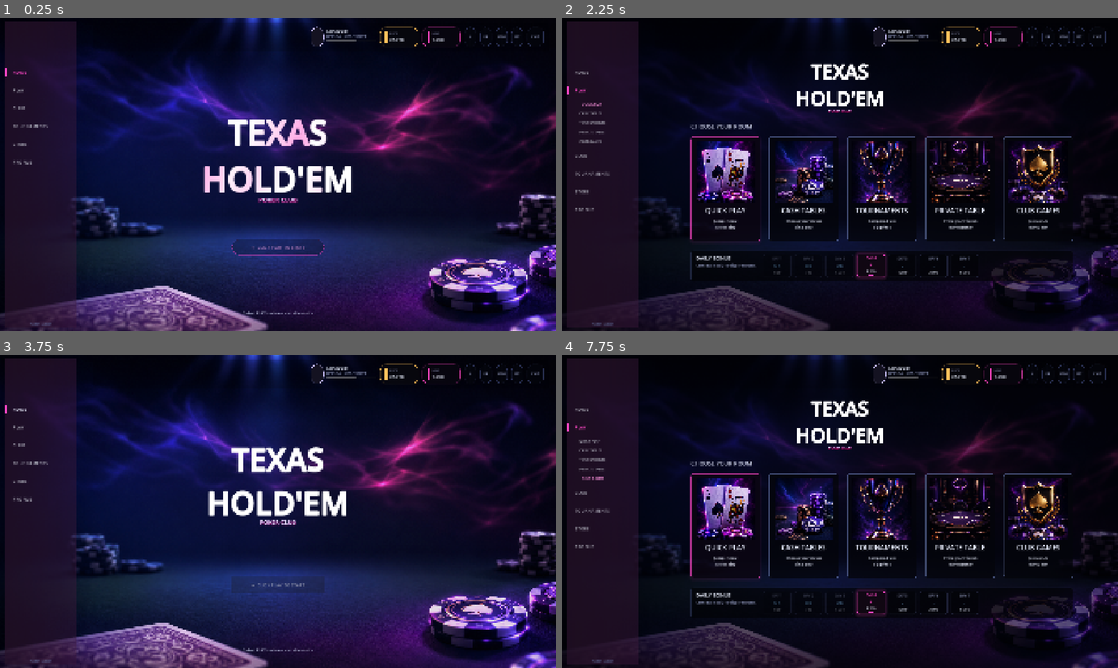
Above: before the commit, frames 1-4 (two rows, left to right).
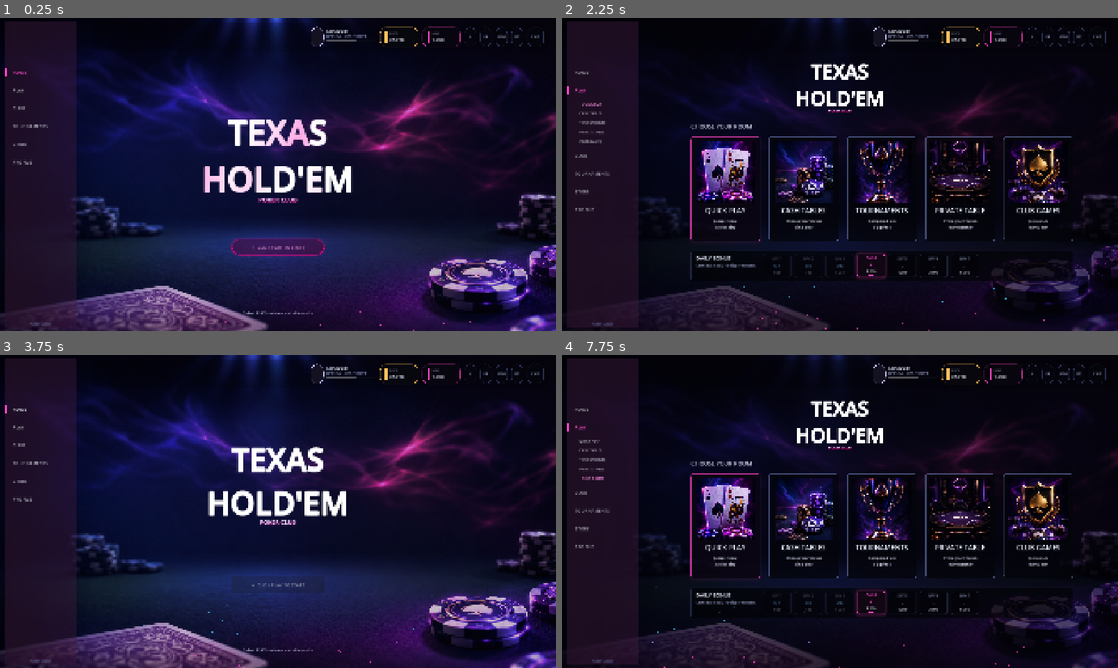
Above: after the commit, the same moments.

Repository: jjbondth18/texas
Game: Godot game, scene res://scenes/screens/home_lobby_screen.tscn
The game is run twice, just before and just after one commit, with the same random seed, the same clock (stepped at 60 frames per second) and the same inputs.
Inputs:
- Up to frame 1 (0.25 s): no input
- Up to frame 2 (2.25 s): click "PLAY" at 0.5 s; click "PLAY" at 1.25 s; click "QUICK PLAY" at 2 s
- Up to frame 3 (3.75 s): click "QUICK PLAY" at 2.75 s; click "HOME" at 3.5 s
- Up to frame 4 (7.75 s): click "→ CLICK PLAY TO START" at 4.25 s; click "CASH TABLES" at 5 s; click "TOURNAMENTS" at 5.75 s; click "PRIVATE TABLE" at 6.5 s; click "CLUB GAMES" at 7.25 s

The runs differ from the first frame. In frame 1, 2.7% of the frame differs, in the area x 16-100%, y 0-100%; in frame 2, less than 0.1%; in frame 3, 1.7%; in frame 4, less than 0.1%.

Commit message:
antigravity: boost background smoke flow, particle spark count/colors, cta button high-intensity neon border and hover scale bounce

Diff:
--- a/scripts/screens/home_lobby_screen.gd
+++ b/scripts/screens/home_lobby_screen.gd
@@ -38,6 +38,7 @@
 
 var _cta_button: Button
 var _cta_float_time := 0.0
+var _cta_hover_tween: Tween
 
 func _ready() -> void:
 	# Force standalone windowed mode to bypass Godot editor stretch bugs
@@ -104,7 +105,7 @@
 	flow_mat.set_shader_parameter("neon_color", Color(0.82, 0.22, 0.68, 0.45)) # pink smoke
 	flow_mat.set_shader_parameter("speed", 0.003) # extremely slow motion
 	flow_mat.set_shader_parameter("intensity", 0.25)
-	flow_mat.set_shader_parameter("layer_alpha", 0.035) # extremely subtle blend overlay
+	flow_mat.set_shader_parameter("layer_alpha", 0.18) # prominent neon smoke overlay
 	flow_mat.set_shader_parameter("motion_enabled", true)
 	flow_rect.material = flow_mat
 	_background_root.add_child(flow_rect)
@@ -471,31 +472,33 @@
 func _build_particles() -> void:
 	var particles := GPUParticles2D.new()
 	particles.name = "LobbyParticles"
-	particles.amount = 16
+	particles.amount = 45
 	particles.lifetime = 6.0
 	particles.preprocess = 3.0
-	particles.randomness = 0.6
+	particles.randomness = 0.5
 	particles.position = Vector2(1000, 1090)
 
 	var p_mat := ParticleProcessMaterial.new()
 	p_mat.emission_shape = ParticleProcessMaterial.EMISSION_SHAPE_BOX
 	p_mat.emission_box_extents = Vector3(700, 10, 1)
 	p_mat.direction = Vector3(0, -1, 0)
-	p_mat.spread = 15.0
-	p_mat.gravity = Vector3(0, -8, 0)
-	p_mat.initial_velocity_min = 4.0
-	p_mat.initial_velocity_max = 10.0
-	p_mat.color = Color(0.8, 0.2, 0.6, 0.22)
+	p_mat.spread = 18.0
+	p_mat.gravity = Vector3(0, -12, 0)
+	p_mat.initial_velocity_min = 6.0
+	p_mat.initial_velocity_max = 16.0
+	p_mat.color = Color(1.0, 1.0, 1.0, 1.0)
 	p_mat.scale_min = 2.0
-	p_mat.scale_max = 4.0
+	p_mat.scale_max = 5.0
 
 	var gradient := Gradient.new()
-	gradient.offsets = PackedFloat32Array([0.0, 0.15, 0.85, 1.0])
+	gradient.offsets = PackedFloat32Array([0.0, 0.15, 0.50, 0.60, 0.85, 1.0])
 	gradient.colors = PackedColorArray([
-		Color(0.8, 0.2, 0.6, 0.0),
-		Color(0.8, 0.2, 0.6, 0.22),
-		Color(0.8, 0.2, 0.6, 0.18),
-		Color(0.8, 0.2, 0.6, 0.0)
+		Color(1.0, 0.28, 0.78, 0.0),   # Neon Pink Fade In
+		Color(1.0, 0.28, 0.78, 0.75),  # Neon Pink Full Glow
+		Color(1.0, 0.28, 0.78, 0.65),  # Neon Pink Glow
+		Color(0.25, 0.78, 1.0, 0.75),  # Neon Blue/Cyan Glow
+		Color(0.25, 0.78, 1.0, 0.60),  # Neon Blue/Cyan
+		Color(0.25, 0.78, 1.0, 0.0)    # Neon Blue Fade Out
 	])
 	var grad_txt := GradientTexture1D.new()
 	grad_txt.gradient = gradient
@@ -536,21 +539,42 @@
 
 	# Font override
 	_cta_button.add_theme_font_size_override("font_size", 16)
-	_cta_button.add_theme_color_override("font_color", Color(1.0, 0.65, 0.90, 0.78))
-	_cta_button.add_theme_color_override("font_hover_color", Color(1.0, 0.85, 0.98, 1.0))
-	_cta_button.add_theme_color_override("font_pressed_color", Color(1.0, 0.90, 1.0, 1.0))
+	_cta_button.add_theme_color_override("font_color", Color(1.0, 0.65, 0.90, 0.85))
+	_cta_button.add_theme_color_override("font_hover_color", Color(1.0, 0.90, 0.98, 1.0))
+	_cta_button.add_theme_color_override("font_pressed_color", Color(1.0, 0.95, 1.0, 1.0))
 
 	# Styleboxes
-	var style_normal := HomeTheme.make_button_style(Color(0.008, 0.010, 0.024, 0.35), Color(1.0, 0.28, 0.78, 0.25), 28)
-	var style_hover := HomeTheme.make_button_style(Color(0.018, 0.022, 0.052, 0.65), Color(1.0, 0.28, 0.78, 0.90), 28)
-	style_hover.shadow_color = Color(1.0, 0.28, 0.78, 0.30)
-	style_hover.shadow_size = 14
-	var style_pressed := HomeTheme.make_button_style(Color(0.12, 0.02, 0.08, 0.60), Color(1.0, 0.28, 0.78, 1.0), 28)
+	var style_normal := HomeTheme.make_button_style(Color(0.008, 0.010, 0.024, 0.35), Color(1.0, 0.0, 0.5, 0.8), 28)
+	style_normal.set_border_width_all(2)
+	style_normal.shadow_color = Color(1.0, 0.0, 0.5, 0.25)
+	style_normal.shadow_size = 8
+
+	var style_hover := HomeTheme.make_button_style(Color(0.018, 0.022, 0.052, 0.65), Color(1.0, 0.0, 0.5, 1.0), 28)
+	style_hover.set_border_width_all(2)
+	style_hover.shadow_color = Color(1.0, 0.0, 0.5, 0.50)
+	style_hover.shadow_size = 18
+
+	var style_pressed := HomeTheme.make_button_style(Color(0.12, 0.02, 0.08, 0.60), Color(1.0, 0.0, 0.5, 1.0), 28)
+	style_pressed.set_border_width_all(2)
 
 	_cta_button.add_theme_stylebox_override("normal", style_normal)
 	_cta_button.add_theme_stylebox_override("hover", style_hover)
 	_cta_button.add_theme_stylebox_override("pressed", style_pressed)
 	_cta_button.add_theme_stylebox_override("focus", StyleBoxEmpty.new())
+
+	# Hover Tweening
+	_cta_button.mouse_entered.connect(func() -> void:
+		if _cta_hover_tween:
+			_cta_hover_tween.kill()
+		_cta_hover_tween = create_tween()
+		_cta_hover_tween.tween_property(_cta_button, "scale", Vector2(1.05, 1.05), 0.15).set_trans(Tween.TRANS_CUBIC).set_ease(Tween.EASE_OUT)
+	)
+	_cta_button.mouse_exited.connect(func() -> void:
+		if _cta_hover_tween:
+			_cta_hover_tween.kill()
+		_cta_hover_tween = create_tween()
+		_cta_hover_tween.tween_property(_cta_button, "scale", Vector2(1.0, 1.0), 0.15).set_trans(Tween.TRANS_CUBIC).set_ease(Tween.EASE_OUT)
+	)
 
 	_cta_button.pressed.connect(func() -> void:
 		set_state(LobbyState.PLAY_EXPANDED)
Binary file changed: docs/screenshots/runtime_collapsed_home.png
Binary file changed: docs/screenshots/runtime_play_expanded.png
